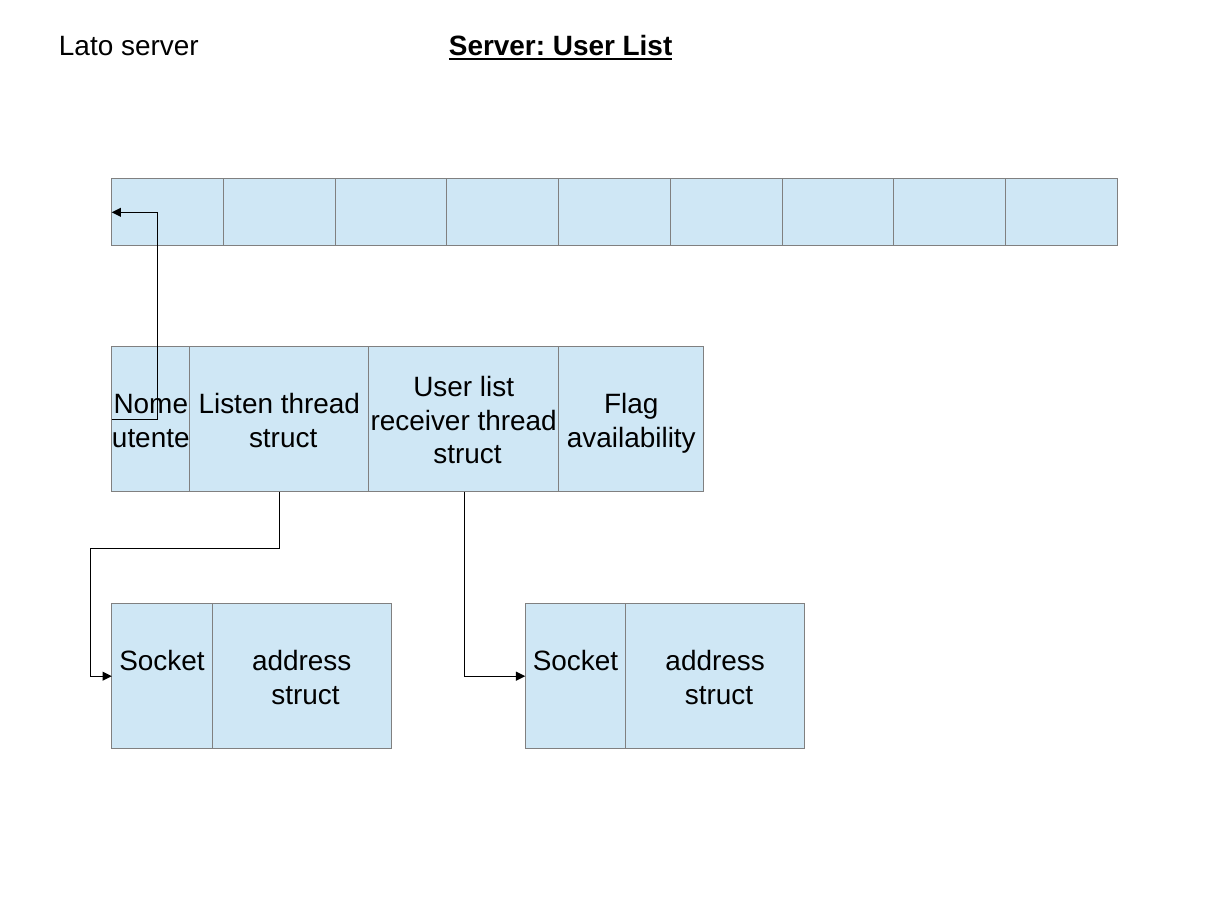
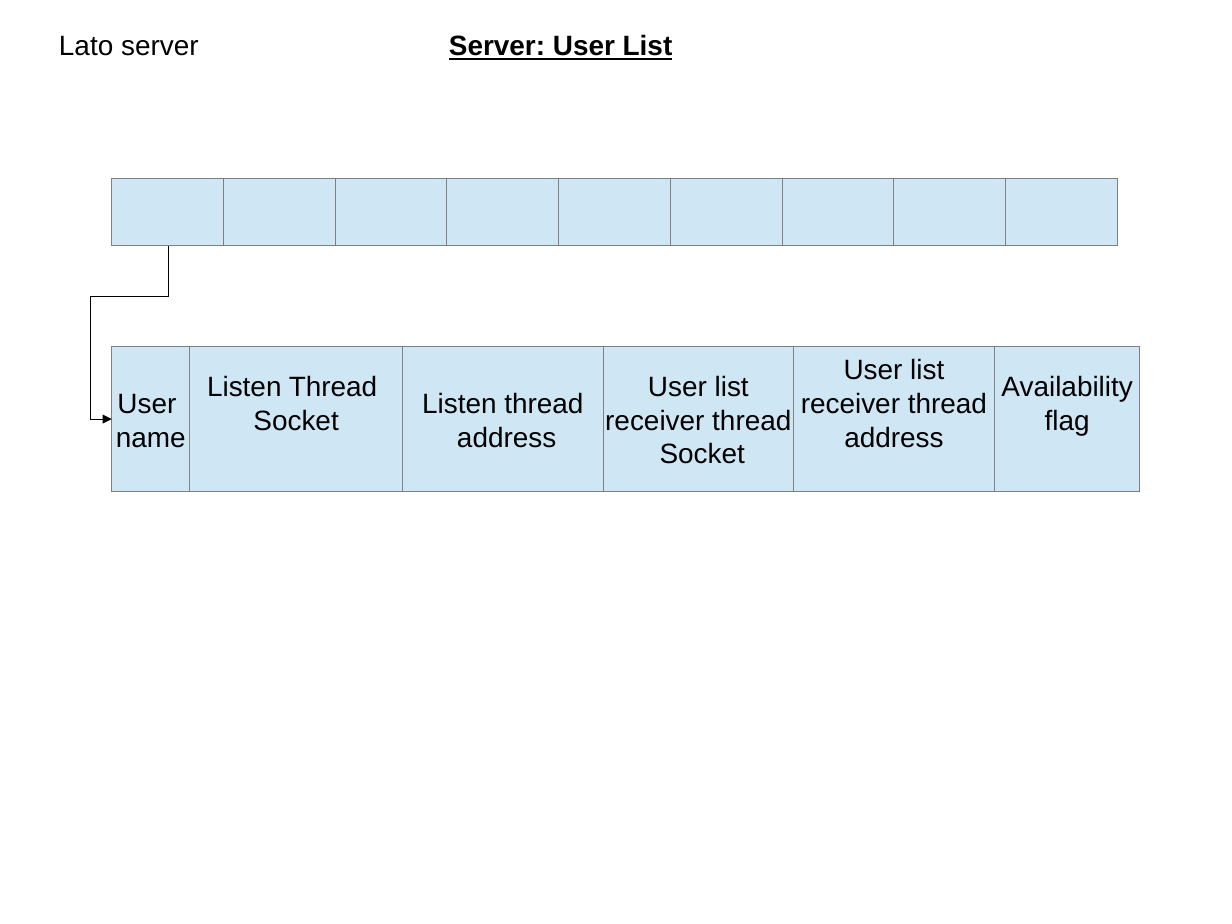
Before and after one commit to polyc/talk-service, a slide deck: slide 9 of SO_projectDiagram.odp. Drawn at 1232x924 pixels with LibreOffice and Linux fonts; fonts in the diff are those of the drawing. Boxes give left, top, right and bottom in pixels: in the first picture for what was removed or moved away, otherwise in the second. Text is boxed around its words. In the diff, an @@ line names an element or a change of style, - is before the commit and + after.

Commit message:
data structures revision

```diff
--- a/SO_projectDiagram.odp
+++ b/SO_projectDiagram.odp
@@ elbow arrow moved from (112, 419) - (112, 212) to (168, 246) - (112, 419) @@
@@ rectangle added at bbox=[190, 347, 402, 492], fill #CFE7F5, outline #808080 0 pt, 18 pt, text #000000 @@
+Listen Thread
+Socket
@@ rectangle "Listen thread": place and size @@
-rectangle "Listen thread" at bbox=[190, 347, 369, 492]
+rectangle "Listen thread" at bbox=[402, 347, 604, 492]
@@ rectangle "User list": place and size @@
-rectangle "User list" at bbox=[369, 347, 559, 492]
+rectangle "User list" at bbox=[604, 347, 794, 492]
@@ rectangle added at bbox=[794, 347, 995, 492], fill #CFE7F5, outline #808080 0 pt, 18 pt, text #000000 @@
+User list
+receiver thread
+address
@@ rectangle "Availability": place and size @@
-rectangle "Availability" at bbox=[559, 347, 704, 492]
+rectangle "Availability" at bbox=[995, 347, 1140, 492]
@@ text in rectangle at bbox=[1001, 375, 1132, 435]: text changed @@
-Flag
-availability
+Availability
+flag
@@ text in rectangle at bbox=[116, 393, 186, 448]: text changed @@
-Nome
-utente
+User
+name
@@ text in rectangle at bbox=[457, 426, 556, 448]: text changed @@
-struct
+address
@@ text in rectangle at bbox=[660, 442, 745, 464]: text changed @@
-struct
+Socket
@@ elbow arrow removed from (279, 492) to (112, 676) @@
@@ elbow arrow removed from (464, 492) to (525, 676) @@
@@ rectangle removed at bbox=[112, 604, 212, 749] @@
-Socket
@@ rectangle removed at bbox=[212, 604, 391, 749] @@
-address
-struct
@@ rectangle removed at bbox=[525, 604, 626, 749] @@
-Socket
@@ rectangle removed at bbox=[626, 604, 805, 749] @@
-address
-struct
```
Also in this commit, not shown: 2 other slides changed.
